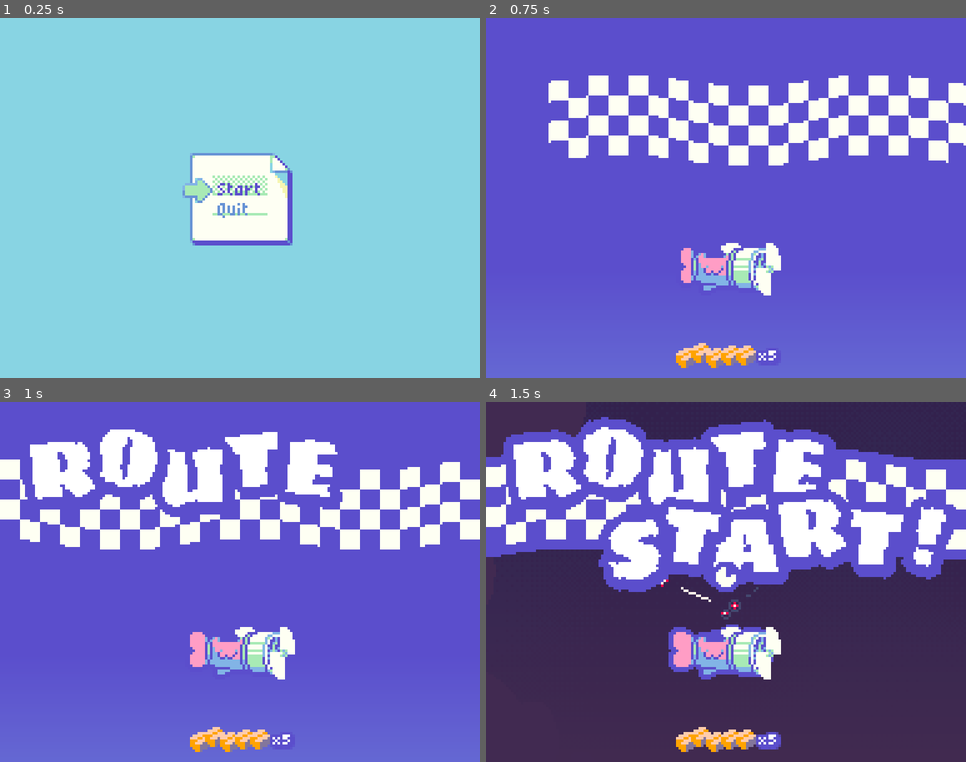
Above: before the commit, frames 1-4 (two rows, left to right).
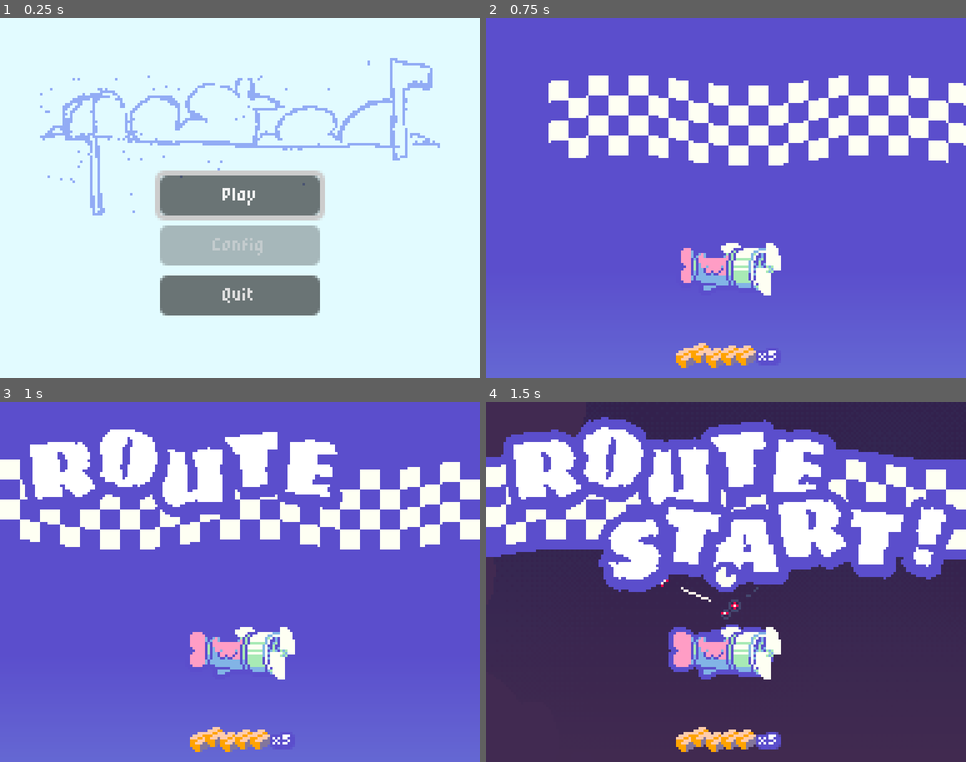
Above: after the commit, the same moments.

Repository: webcatzz/bjay
Game: Godot game, scene res://scenes/ui/title/title.tscn
Same seed, same stepped clock (60 frames per second), same inputs: the game is played once before the commit and once after it. Sound files missing from this copy of the repository are replaced by a short silence.
Inputs (mouse positions are in pixels of both pictures, inside the frame that each line leads up to):
- Up to frame 1 (0.25 s): no input
- Up to frame 2 (0.75 s): click "Start" (after the commit: "Play") at 0.5 s
- Up to frame 3 (1 s): no input
- Up to frame 4 (1.5 s): tap Enter at 1.25 s; move the mouse to (831, 564) at 1.27 s; hold Right (move_right) from 1.28 s (still down); hold Z (dash) from 1.28 s (still down); click (831, 564) at 1.42 s

The runs differ from the first frame. In frame 1, 100% of the frame differs, in the area x 0-100%, y 0-100%; in frame 2, nothing differs; in frame 3, nothing differs; in frame 4, nothing differs.

Commit message:
title changes

Diff:
--- a/assets/ui/theme.tres
+++ b/assets/ui/theme.tres
@@ -1,6 +1,9 @@
-[gd_resource type="Theme" load_steps=2 format=3 uid="uid://cf3p5ujacdbni"]
+[gd_resource type="Theme" load_steps=3 format=3 uid="uid://cf3p5ujacdbni"]
 
 [ext_resource type="FontVariation" uid="uid://frob5yrgl4h6" path="res://assets/fonts/twig.tres" id="1_6cha6"]
 
+[sub_resource type="StyleBoxEmpty" id="StyleBoxEmpty_6cha6"]
+
 [resource]
 default_font = ExtResource("1_6cha6")
+TabContainer/styles/panel = SubResource("StyleBoxEmpty_6cha6")
--- a/resources/item_type/envelope.tres
+++ b/resources/item_type/envelope.tres
@@ -11,5 +11,4 @@
 script = ExtResource("1_gmhv0")
 name = "envelope"
 texture = SubResource("AtlasTexture_h5r77")
-description = ""
 metadata/_custom_type_script = "uid://56bykvnxg2ag"
--- a/resources/item_type/package.tres
+++ b/resources/item_type/package.tres
@@ -11,5 +11,4 @@
 script = ExtResource("1_ejiyq")
 name = "package"
 texture = SubResource("AtlasTexture_3opbx")
-description = ""
 metadata/_custom_type_script = "uid://56bykvnxg2ag"
--- a/resources/item_type/photo.tres
+++ b/resources/item_type/photo.tres
@@ -11,5 +11,4 @@
 script = ExtResource("1_v2mp5")
 name = "photo"
 texture = SubResource("AtlasTexture_un0tu")
-description = ""
 metadata/_custom_type_script = "uid://56bykvnxg2ag"
--- /dev/null
+++ b/scenes/ui/dialogue_box.gd
@@ -0,0 +1,67 @@
+extends Control
+
+const TYPING_DELAY: float = 0.04
+const PUNCTUATION_TYPING_DELAY: float = 0.08
+const PUNCTUATION: String = ".,?!"
+
+@export var text_label: Label
+@export var speaker_label: Label
+@export var indicator: CanvasItem
+@export var options_panel: Control
+@export var options_list: Control
+@export var typing_timer: Timer
+
+var dialogue: Dialogue
+
+
+func display(dlg: Dialogue) -> void:
+	dialogue = dlg
+	dlg.spoken.connect(set_text)
+	dlg.speaker_changed.connect(set_speaker)
+	dlg.prompted.connect(prompt)
+
+
+func step() -> void:
+	if typing_timer.is_stopped():
+		dialogue.step()
+	else:
+		text_label.visible_characters = text_label.text.length()
+
+
+func set_text(text: String) -> void:
+	text_label.visible_characters = 0
+	text_label.text = text
+	indicator.hide()
+	_type()
+
+
+func set_speaker(speaker: String) -> void:
+	speaker_label.text = speaker
+
+
+func prompt(options: Dictionary[String, Callable]) -> void:
+	for text: String in options:
+		var button := preload("res://scenes/ui/dialogue_option.tscn").instantiate()
+		button.text = text
+		button.pressed.connect(options[text])
+		button.pressed.connect(_on_option_selected)
+		options_list.add_child(button)
+	options_panel.show()
+
+
+func _on_option_selected() -> void:
+	options_panel.hide()
+	for child: Node in options_list.get_children():
+		child.queue_free()
+
+
+func _type() -> void:
+	text_label.visible_characters += 1
+	if text_label.visible_characters < text_label.text.length():
+		typing_timer.start(PUNCTUATION_TYPING_DELAY if text_label.text[text_label.visible_characters - 1] in PUNCTUATION else TYPING_DELAY)
+	else:
+		indicator.show()
+
+
+func _ready() -> void:
+	typing_timer.timeout.connect(_type)
--- a/scenes/ui/dialogue_display.gd
+++ b/scenes/ui/dialogue_display.gd
@@ -1,24 +1,12 @@
 extends Node
 
-const TYPING_DELAY: float = 0.04
-const PUNCTUATION_TYPING_DELAY: float = 0.08
-const PUNCTUATION: String = ".,?!"
-
-var dialogue := Dialogue.new()
-
 @onready var box: Panel = $Box
-@onready var speaker_label: Label = $Box/Speaker
-@onready var text_label: Label = $Box/Text
-@onready var indicator: TextureRect = $Box/Text/Indicator
-@onready var options_box: PanelContainer = $Box/Options
-@onready var options_list: VBoxContainer = $Box/Options/VBox
-@onready var typing_timer: Timer = $TypingTimer
 @onready var animator: AnimationPlayer = $Animator
 
 
-func display(string: String, key: String = "") -> void:
-	dialogue.start(string, key)
+func display(dialogue: Dialogue) -> void:
 	animator.play(&"intro")
+	box.display(dialogue)
 
 
 func _type() -> void:
@@ -75,10 +63,5 @@
 
 func _on_box_gui_input(event: InputEvent) -> void:
 	if event.is_action_pressed(&"ui_accept"):
-		if typing_timer.is_stopped():
-			dialogue.step()
-		else:
-			typing_timer.stop()
-			text_label.visible_ratio = 1.0
-			indicator.show()
+		box.step()
 		box.accept_event()
--- a/scenes/ui/dialogue_display.tscn
+++ b/scenes/ui/dialogue_display.tscn
@@ -1,7 +1,8 @@
-[gd_scene load_steps=19 format=3 uid="uid://cb0sb3jfjuc3a"]
+[gd_scene load_steps=20 format=3 uid="uid://cb0sb3jfjuc3a"]
 
 [ext_resource type="Script" uid="uid://dbspql2eejddq" path="res://scenes/ui/dialogue_display.gd" id="1_voa2j"]
 [ext_resource type="Texture2D" uid="uid://b38kq5q8i3jv" path="res://assets/paper_line.png" id="2_er6ti"]
+[ext_resource type="Script" uid="uid://j8vseqgqapqk" path="res://scenes/ui/dialogue_box.gd" id="3_n84fu"]
 [ext_resource type="StyleBox" uid="uid://cqtd6d34rg377" path="res://assets/ui/paper.tres" id="3_q6dau"]
 [ext_resource type="Texture2D" uid="uid://bvd84yvqdajbo" path="res://assets/dialogue_next.png" id="4_uyhxv"]
 [ext_resource type="FontVariation" uid="uid://bncotpivm8rm0" path="res://assets/fonts/beetle.tres" id="6_n84fu"]
@@ -334,6 +335,7 @@
 grow_vertical = 0
 focus_mode = 2
 theme_override_styles/panel = ExtResource("3_q6dau")
+script = ExtResource("3_n84fu")
 
 [node name="Speaker" type="Label" parent="Box"]
 layout_mode = 1
--- a/scenes/ui/title/title.gd
+++ b/scenes/ui/title/title.gd
@@ -2,7 +2,7 @@
 
 
 func _ready() -> void:
-	$PanelContainer/VBox/Play.grab_focus()
+	$Margins/VBox/Options/Play.grab_focus()
 
 
 func _on_play_pressed() -> void:
--- a/scenes/ui/title/title.tscn
+++ b/scenes/ui/title/title.tscn
@@ -1,8 +1,8 @@
 [gd_scene load_steps=4 format=3 uid="uid://bhlcn6ahmfn20"]
 
 [ext_resource type="Script" uid="uid://da4764nleuy3y" path="res://scenes/ui/title/title.gd" id="1_gl121"]
-[ext_resource type="StyleBox" uid="uid://cqtd6d34rg377" path="res://assets/ui/paper.tres" id="2_7hvf5"]
-[ext_resource type="PackedScene" uid="uid://nosj7aeffc0h" path="res://scenes/ui/dialogue_option.tscn" id="3_yjwoi"]
+[ext_resource type="AudioStream" uid="uid://del3acbfueptk" path="res://assets/audio/title.mp3" id="3_01j4y"]
+[ext_resource type="Texture2D" uid="uid://mbyypdxkiclr" path="res://assets/title.png" id="4_abq4q"]
 
 [node name="Title" type="Node"]
 script = ExtResource("1_gl121")
@@ -13,33 +13,50 @@
 anchor_bottom = 1.0
 grow_horizontal = 2
 grow_vertical = 2
-color = Color(0.533333, 0.831373, 0.890196, 1)
+color = Color(0.886275, 0.984314, 1, 1)
 
-[node name="PanelContainer" type="PanelContainer" parent="."]
-anchors_preset = 8
-anchor_left = 0.5
-anchor_top = 0.5
-anchor_right = 0.5
-anchor_bottom = 0.5
-offset_left = -20.5
-offset_top = -18.5
-offset_right = 20.5
-offset_bottom = 18.5
+[node name="Margins" type="MarginContainer" parent="."]
+anchors_preset = 15
+anchor_right = 1.0
+anchor_bottom = 1.0
 grow_horizontal = 2
 grow_vertical = 2
-theme_override_styles/panel = ExtResource("2_7hvf5")
+theme_override_constants/margin_left = 16
+theme_override_constants/margin_top = 16
+theme_override_constants/margin_right = 16
+theme_override_constants/margin_bottom = 16
 
-[node name="VBox" type="VBoxContainer" parent="PanelContainer"]
+[node name="VBox" type="VBoxContainer" parent="Margins"]
 layout_mode = 2
-theme_override_constants/separation = -2
+theme_override_constants/separation = -16
 
-[node name="Play" parent="PanelContainer/VBox" instance=ExtResource("3_yjwoi")]
+[node name="Title" type="TextureRect" parent="Margins/VBox"]
 layout_mode = 2
-text = "Start"
+texture = ExtResource("4_abq4q")
+expand_mode = 5
 
-[node name="Quit" parent="PanelContainer/VBox" instance=ExtResource("3_yjwoi")]
+[node name="Options" type="VBoxContainer" parent="Margins/VBox"]
+custom_minimum_size = Vector2(64, 0)
+layout_mode = 2
+size_flags_horizontal = 4
+
+[node name="Play" type="Button" parent="Margins/VBox/Options"]
+layout_mode = 2
+text = "Play"
+
+[node name="Config" type="Button" parent="Margins/VBox/Options"]
+layout_mode = 2
+disabled = true
+text = "Config"
+
+[node name="Quit" type="Button" parent="Margins/VBox/Options"]
 layout_mode = 2
 text = "Quit"
 
-[connection signal="pressed" from="PanelContainer/VBox/Play" to="." method="_on_play_pressed"]
-[connection signal="pressed" from="PanelContainer/VBox/Quit" to="." method="_on_quit_pressed"]
+[node name="Music" type="AudioStreamPlayer" parent="."]
+stream = ExtResource("3_01j4y")
+autoplay = true
+bus = &"Music"
+
+[connection signal="pressed" from="Margins/VBox/Options/Play" to="." method="_on_play_pressed"]
+[connection signal="pressed" from="Margins/VBox/Options/Quit" to="." method="_on_quit_pressed"]
--- /dev/null
+++ b/scenes/ui/typing_label.gd
@@ -0,0 +1,32 @@
+extends Label
+
+const PUNCTUATION: String = ".,?!"
+
+@export_range(0.01, 10.0, 0.01) var typing_delay: float = 0.04
+@export_range(0.01, 10.0, 0.01) var punctuation_typing_delay: float = 0.08
+
+signal finished
+
+@onready var timer: Timer = $Timer
+
+
+func type(string: String) -> void:
+	visible_characters = 0
+	text = string
+	_type()
+
+
+func skip() -> void:
+	visible_characters = text.length()
+
+
+func is_finished() -> bool:
+	return timer.is_stopped()
+
+
+func _type() -> void:
+	visible_characters += 1
+	if visible_characters < text.length():
+		timer.start(punctuation_typing_delay if text[visible_characters - 1] in PUNCTUATION else typing_delay)
+	else:
+		finished.emit()
--- /dev/null
+++ b/scenes/ui/typing_label.tscn
@@ -0,0 +1,16 @@
+[gd_scene load_steps=2 format=3 uid="uid://ckfv42et1hafh"]
+
+[ext_resource type="Script" uid="uid://b0po8t6nd17sh" path="res://scenes/ui/typing_label.gd" id="1_jyj2j"]
+
+[node name="TypingLabel" type="Label"]
+anchors_preset = 15
+anchor_right = 1.0
+anchor_bottom = 1.0
+grow_horizontal = 2
+grow_vertical = 2
+script = ExtResource("1_jyj2j")
+
+[node name="Timer" type="Timer" parent="."]
+one_shot = true
+
+[connection signal="timeout" from="Timer" to="." method="_type"]
Not shown, added: assets/audio/title.mp3.import
Binary file added: assets/title.png
Not shown, added: assets/title.png.import
Not shown, added: scenes/ui/dialogue_box.gd.uid
Not shown, added: scenes/ui/typing_label.gd.uid
Not shown, added: assets/audio/title.mp3
